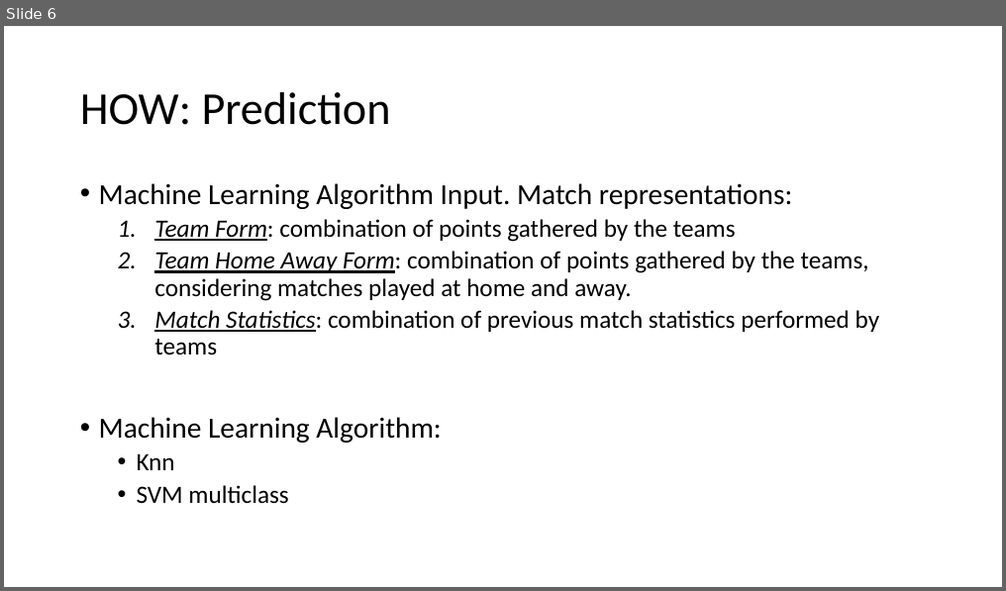
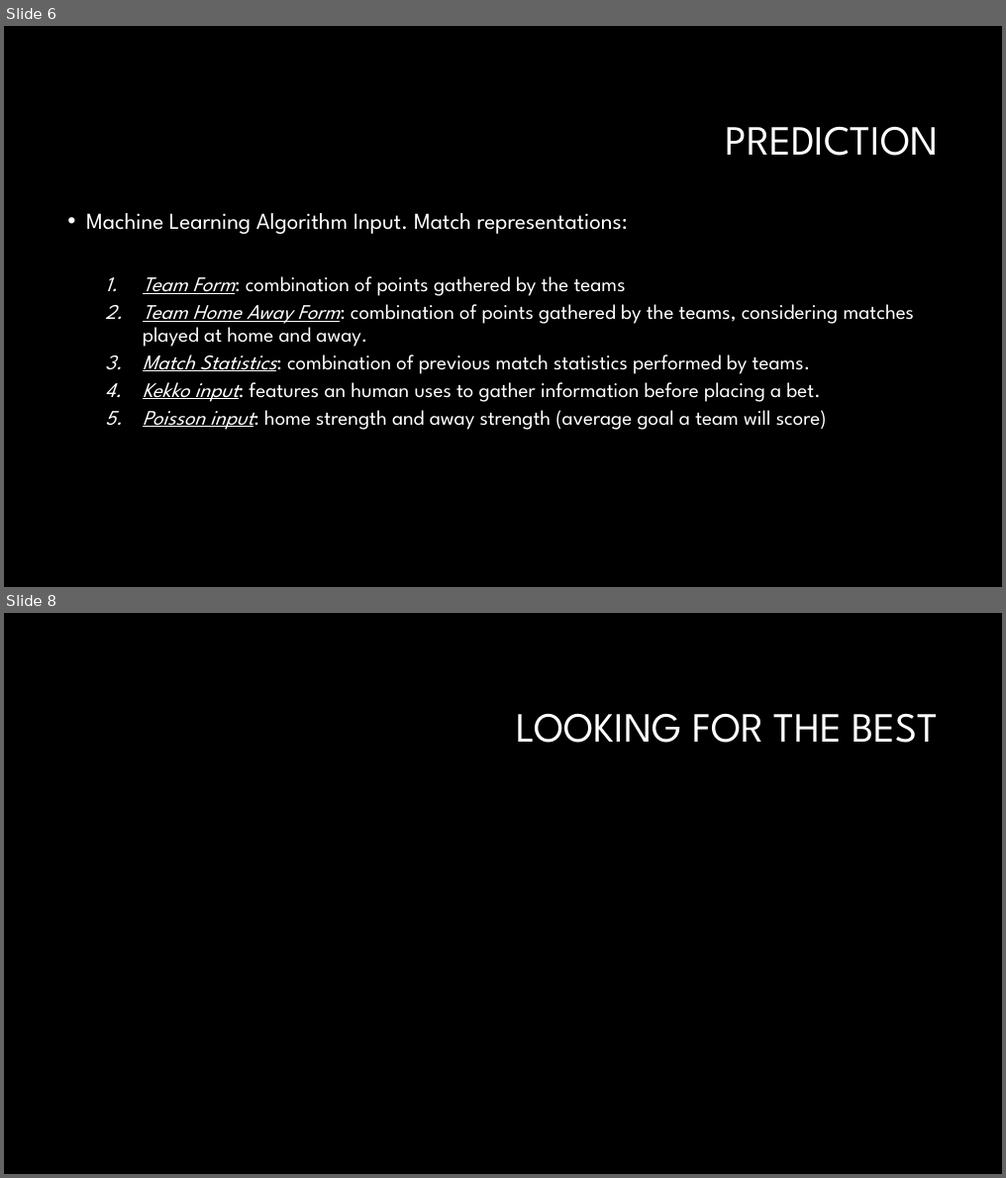
Before and after one commit to P1Analytics/DataMining-Football-Match-Prediction, a slide deck: TODO/spa_presentation.pptx. Shown one above the other, each under a label of ours: slide 6 before the commit, slides 6 and 8 after it; the slides between them are not shown. The pictures are 1006x591 and 1006x1178 pixels, drawn with LibreOffice and Linux fonts; fonts in the diff are those of the drawing; grey boxes stand for pictures; background and template pictures are left out. Boxes give left, top, right and bottom in pixels: in the first picture for what was removed or moved away, otherwise in the second. Text is boxed around its words. In the diff, an @@ line names an element or a change of style, - is before the commit and + after.

```diff
--- a/TODO/spa_presentation.pptx
+++ b/TODO/spa_presentation.pptx
@@ slide 8 added at (4,613,1002,1174), background #000000 @@
@@ title added at (516,713,939,743), 40 pt, text #FFFFFF @@
+LOOKING FOR THE BEST
@@ slide 6 changed as well @@
@@ background #FFFFFF to #000000 @@
@@ title at (726,126,939,156): text changed; size 44 to 40 pt; font Calibri to League Spartan; text colour #000000 to #FFFFFF @@
-HOW: Prediction
+PREDICTION
@@ text "Machine Learning Algorithm Input. Match ...": place and size @@
-text "Machine Learning Algorithm Input. Match ..." at (99,183,880,504)
+text "Machine Learning Algorithm Input. Match ..." at (86,213,915,430)
@@ text at (86,213,915,347): size 28 to 22 pt in "Machine Learning Algorithm Input. Match representations:"; font Calibri to League Spartan, text colour #000000 to #FFFFFF in "Machine Learning Algorithm Input. Match representations:", "Team Form: combination of points gathered by ...", "Team Home Away Form: combination of points ..."; size 24 to 20 pt in "Team Form: combination of points gathered by ...", "Team Home Away Form: combination of points ..." @@
@@ text at (143,355,827,430): text changed; size 24 to 20 pt; font Calibri to League Spartan; text colour #000000 to #FFFFFF @@
-  3. Match Statistics: combination of previous match statistics performed by teams
-• Machine Learning Algorithm:
-  • Knn
-  • SVM multiclass
+  3. Match Statistics: combination of previous match statistics performed by teams.
+  4. Kekko input: features an human uses to gather information before placing a bet.
+  5. Poisson input: home strength and away strength (average goal a team will score)
```
Also in this commit, not shown: 5 other slides changed, 4 other slides added, 11 other files.
